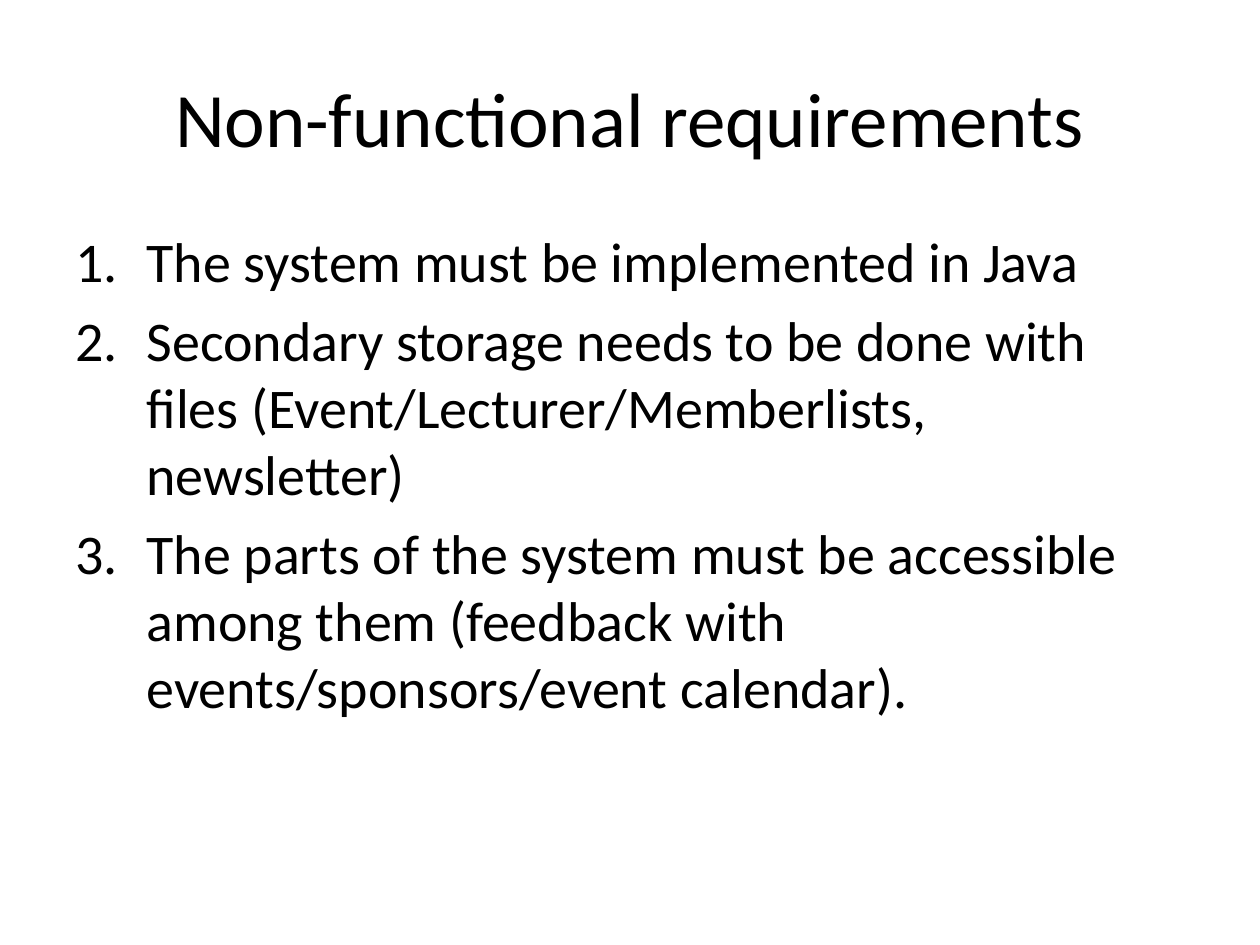
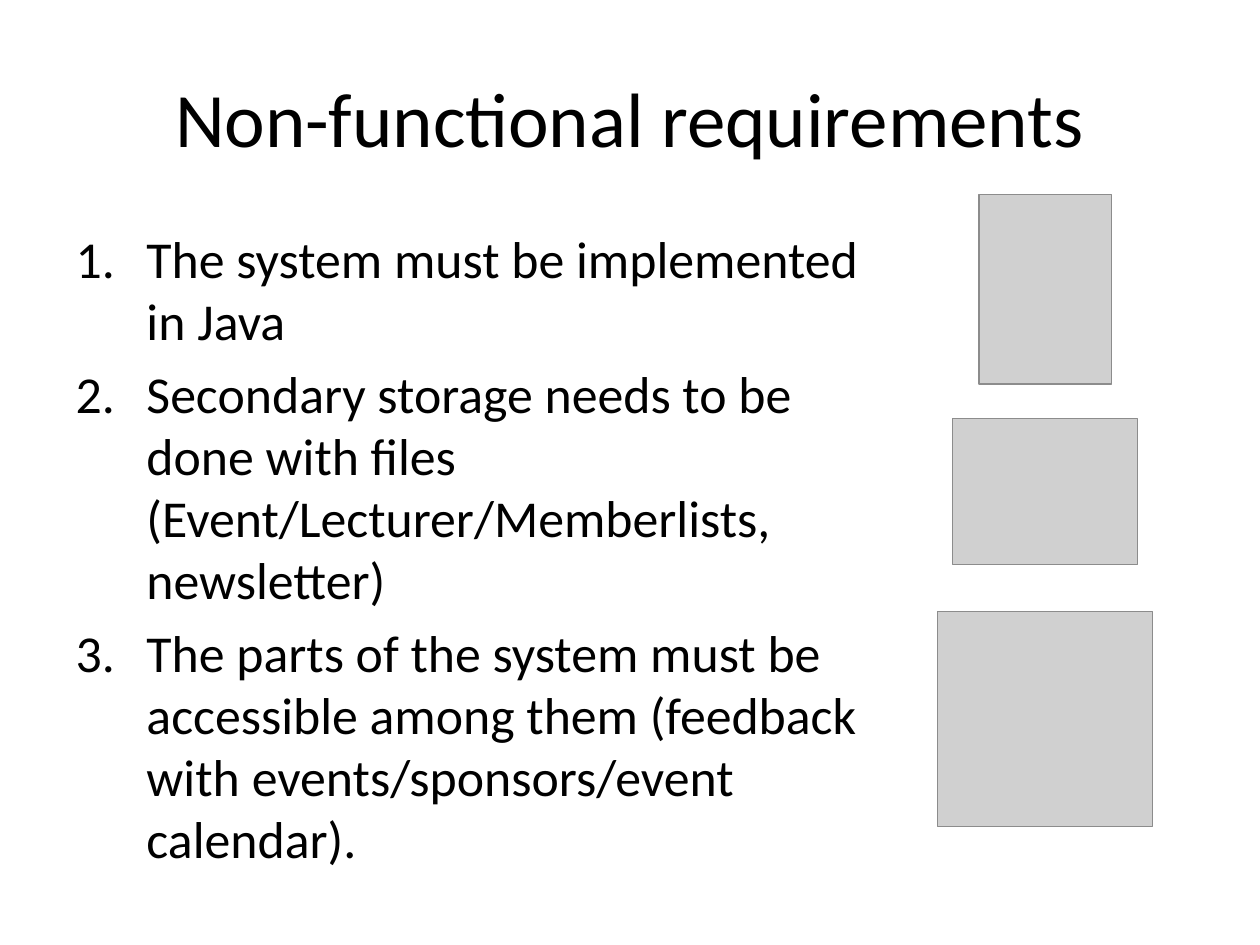
Before and after one commit to 11michi11/SEP1, a slide deck: slide 20 of Analysis.pptx (slide 14 before the commit). Drawn at 1260x945 pixels with LibreOffice and Linux fonts; fonts in the diff are those of the drawing; grey boxes stand for pictures. Boxes give left, top, right and bottom in pixels: in the first picture for what was removed or moved away, otherwise in the second. Text is boxed around its words. In the diff, an @@ line names an element or a change of style, - is before the commit and + after.

```diff
--- a/Analysis.pptx
+++ b/Analysis.pptx
@@ picture added at (979,195,1111,384) @@
@@ text "The system must be implemented ..." at (146,242,858,865): size 32 to 29.6 pt @@
@@ picture added at (953,418,1138,564) @@
@@ picture added at (937,611,1153,827) @@
```
Also in this commit, not shown: 3 other slides changed, 13 slides added, 5 slides removed, 1 other file.
